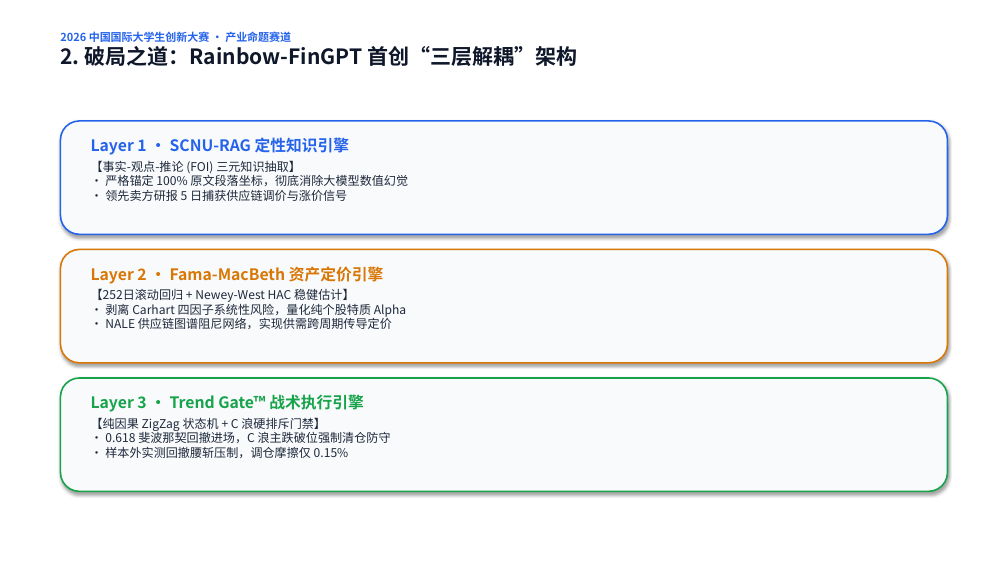
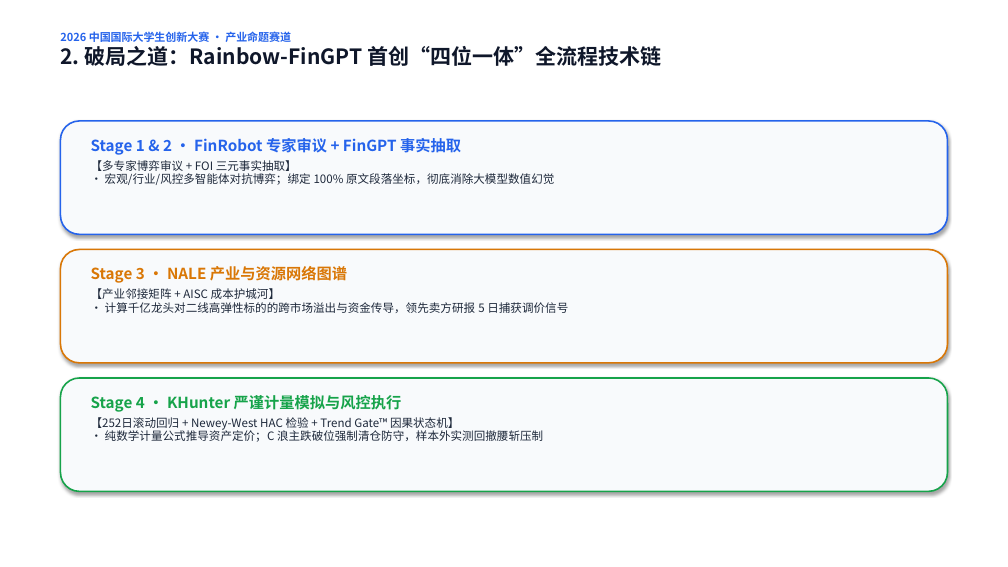
Before and after one commit to YuxuanWuCN/stock-dashboard, a slide deck: slide 3 of 2026中国国际大学生创新大赛_网评路演PPT_Rainbow-FinGPT.pptx. Drawn at 1008x567 pixels with LibreOffice and Linux fonts; fonts in the diff are those of the drawing. Boxes give left, top, right and bottom in pixels: in the first picture for what was removed or moved away, otherwise in the second. Text is boxed around its words. In the diff, an @@ line names an element or a change of style, - is before the commit and + after.

Commit message:
build(pdf): 全量重新编译导出黄金研报PDF、国创赛申报表PDF与16比9网评路演PPT-PDF

```diff
--- a/2026中国国际大学生创新大赛_网评路演PPT_Rainbow-FinGPT.pptx
+++ b/2026中国国际大学生创新大赛_网评路演PPT_Rainbow-FinGPT.pptx
@@ text at bbox=[60, 46, 662, 66]: text changed @@
-2. 破局之道：Rainbow-FinGPT 首创“三层解耦”架构
+2. 破局之道：Rainbow-FinGPT 首创“四位一体”全流程技术链
@@ text at bbox=[91, 138, 554, 185]: text changed; size 11.5 to 11 pt @@
-Layer 1 · SCNU-RAG 定性知识引擎
-【事实-观点-推论 (FOI) 三元知识抽取】
-• 严格锚定 100% 原文段落坐标，彻底消除大模型数值幻觉
-• 领先卖方研报 5 日捕获供应链调价与涨价信号
+Stage 1 & 2 · FinRobot 专家审议 + FinGPT 事实抽取
+【多专家博弈审议 + FOI 三元事实抽取】
+• 宏观/行业/风控多智能体对抗博弈；绑定 100% 原文段落坐标，彻底消除大模型数值幻觉
@@ text at bbox=[91, 266, 568, 313]: text changed; size 11.5 to 11 pt @@
-Layer 2 · Fama-MacBeth 资产定价引擎
-【252日滚动回归 + Newey-West HAC 稳健估计】
-• 剥离 Carhart 四因子系统性风险，量化纯个股特质 Alpha
-• NALE 供应链图谱阻尼网络，实现供需跨周期传导定价
+Stage 3 · NALE 产业与资源网络图谱
+【产业邻接矩阵 + AISC 成本护城河】
+• 计算千亿龙头对二线高弹性标的的跨市场溢出与资金传导，领先卖方研报 5 日捕获调价信号
@@ text at bbox=[91, 395, 543, 442]: text changed; size 11.5 to 11 pt @@
-Layer 3 · Trend Gate™ 战术执行引擎
-【纯因果 ZigZag 状态机 + C 浪硬排斥门禁】
-• 0.618 斐波那契回撤进场，C 浪主跌破位强制清仓防守
-• 样本外实测回撤腰斩压制，调仓摩擦仅 0.15%
+Stage 4 · KHunter 严谨计量模拟与风控执行
+【252日滚动回归 + Newey-West HAC 检验 + Trend Gate™ 因果状态机】
+• 纯数学计量公式推导资产定价；C 浪主跌破位强制清仓防守，样本外实测回撤腰斩压制
```
Also in this commit, not shown: 3 other slides changed, 5 other files.
